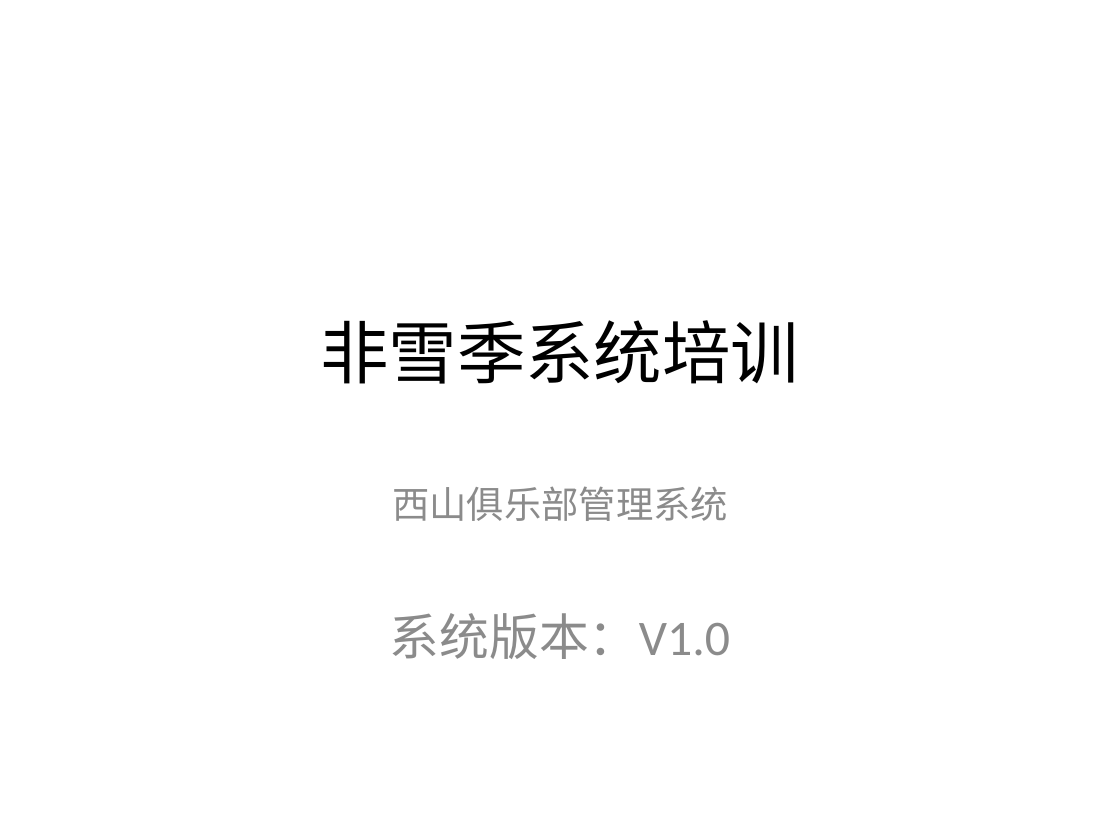
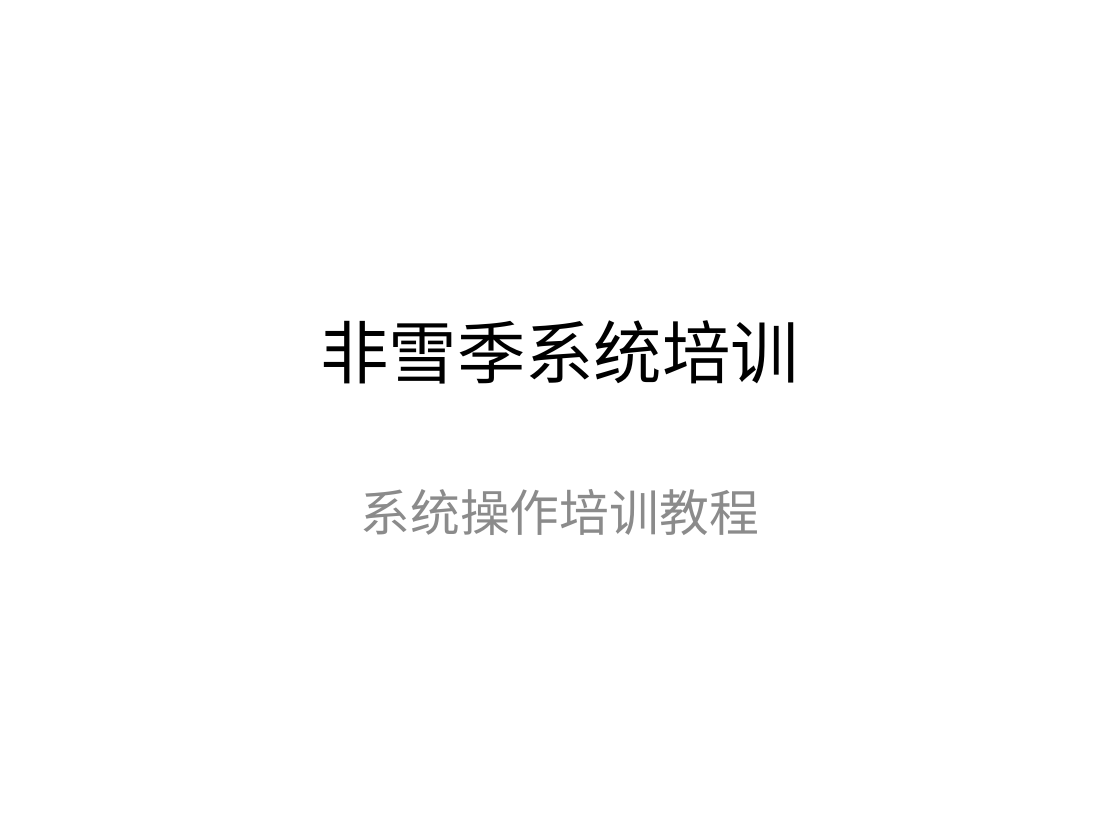
Before and after one commit to ctrlaomao/bjstarfish, a slide deck: slide 1 of 非雪季系统培训PPT.pptx. Drawn at 1120x840 pixels with LibreOffice and Linux fonts; fonts in the diff are those of the drawing. Boxes give left, top, right and bottom in pixels: in the first picture for what was removed or moved away, otherwise in the second. Text is boxed around its words. In the diff, an @@ line names an element or a change of style, - is before the commit and + after.

```diff
--- a/非雪季系统培训PPT.pptx
+++ b/非雪季系统培训PPT.pptx
@@ subtitle at [361, 489, 759, 535]: text changed; size 24 to 32 pt @@
-西山俱乐部管理系统
-系统版本：V1.0
+系统操作培训教程
```
Also in this commit, not shown: 3 other slides changed, 9 slides added, 6 slides removed, 34 other files.
